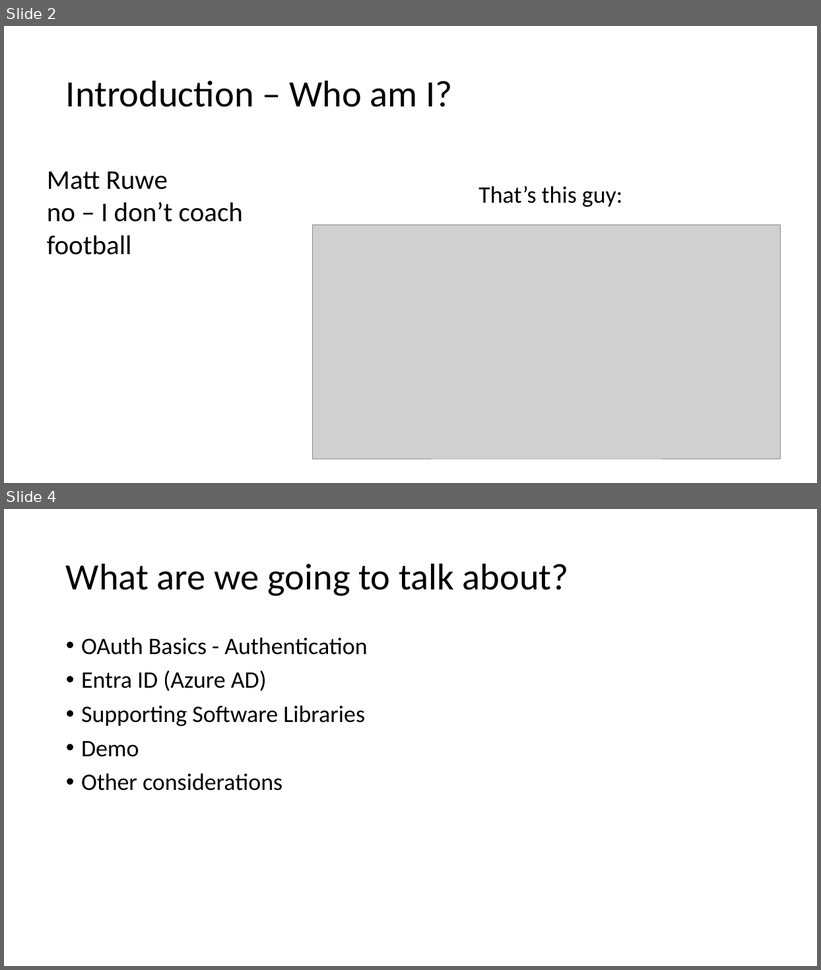
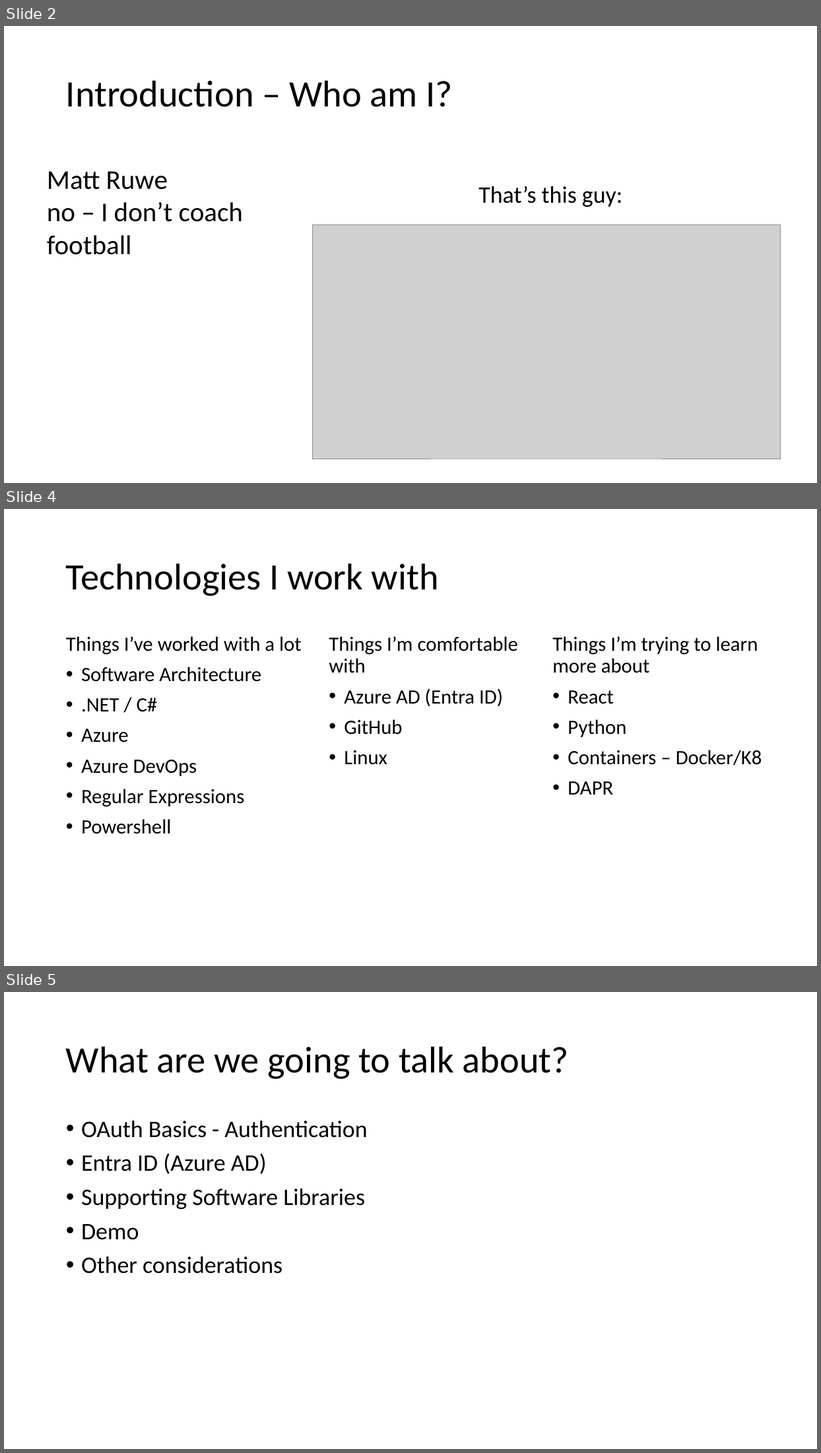
Before and after one commit to MattRuwe/azure-onbehalfof-flow, a slide deck: Presentation.pptx. Shown one above the other, each under a label of ours: slides 2 and 4 before the commit, slides 2, 4 and 5 after it; the slides between them are not shown. The pictures are 821x970 and 821x1453 pixels, drawn with LibreOffice and Linux fonts; fonts in the diff are those of the drawing; grey boxes stand for pictures. Boxes give left, top, right and bottom in pixels: in the first picture for what was removed or moved away, otherwise in the second. Text is boxed around its words. In the diff, an @@ line names an element or a change of style, - is before the commit and + after.

```diff
--- a/Presentation.pptx
+++ b/Presentation.pptx
@@ slide 4 added at bbox=[4, 509, 817, 966], background #FFFFFF @@
@@ title added at bbox=[66, 563, 439, 596], 44 pt, text #000000 @@
+Technologies I work with
@@ text added at bbox=[66, 636, 302, 834], 24 pt, text #000000 @@
+Things I’ve worked with a lot
+• Software Architecture
+• .NET / C#
+• Azure
+• Azure DevOps
+• Regular Expressions
+• Powershell
@@ text added at bbox=[329, 636, 518, 765], 24 pt, text #000000 @@
+Things I’m comfortable with
+• Azure AD (Entra ID)
+• GitHub
+• Linux
@@ text added at bbox=[552, 636, 762, 795], 24 pt, text #000000 @@
+Things I’m trying to learn more about
+• React
+• Python
+• Containers – Docker/K8
+• DAPR
@@ what was slide 4 is now slide 5 @@
```
Also in this commit, not shown: 1 slide changed, 1 other slide added.
